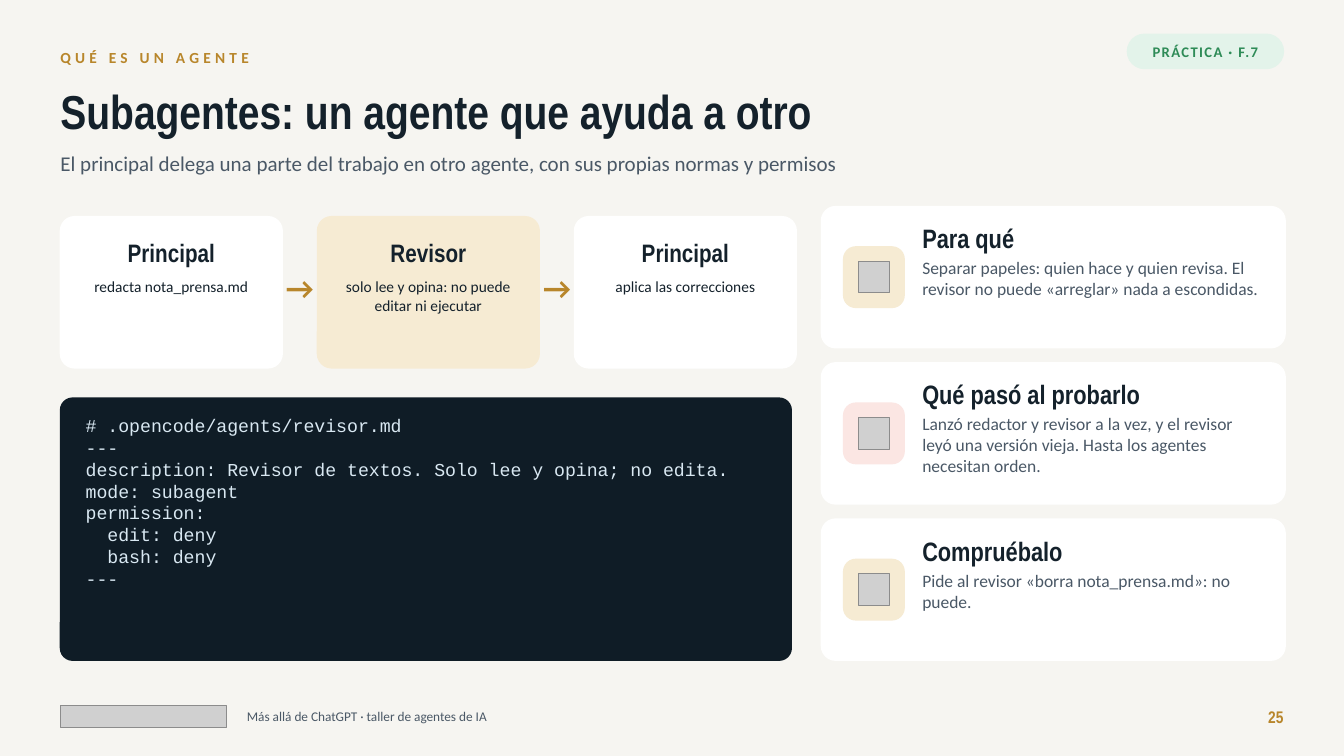
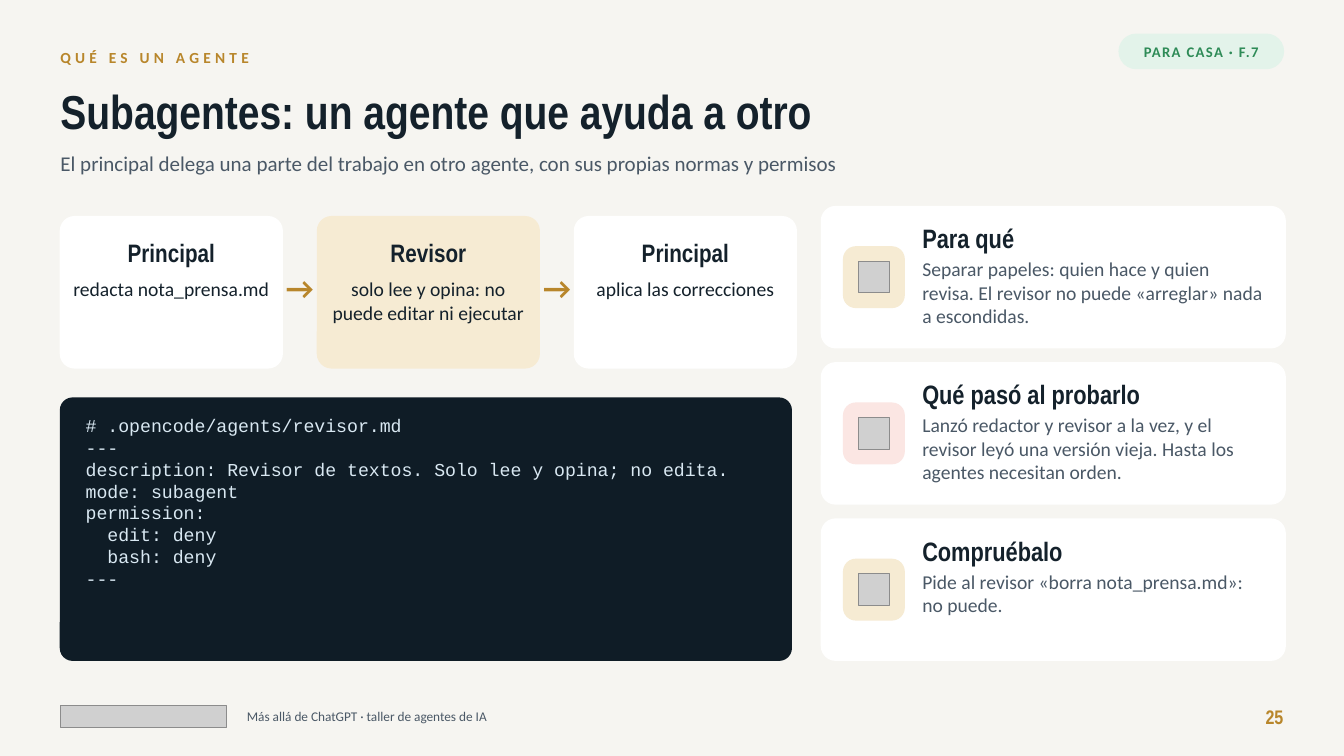
Before and after one commit to jlasherasTracasa/taller_semana_ia_2026, a slide deck: slide 25 of presentacion/taller-agentes-ia.pptx. Drawn at 1344x756 pixels with LibreOffice and Linux fonts; fonts in the diff are those of the drawing; grey boxes stand for pictures. Boxes give left, top, right and bottom in pixels: in the first picture for what was removed or moved away, otherwise in the second. Text is boxed around its words. In the diff, an @@ line names an element or a change of style, - is before the commit and + after.

Commit message:
Presentación: horario realista con descanso (18:05) y 10 min de colchón, historia exprés, F.5-F.8 «para casa», letra mínima de 14 pt en las tarjetas

```diff
--- a/presentacion/taller-agentes-ia.pptx
+++ b/presentacion/taller-agentes-ia.pptx
@@ rounded rectangle: place and size @@
-rounded rectangle at (1128,34,1285,69)
+rounded rectangle at (1119,34,1284,69)
@@ text at (1144,47,1259,57): text changed @@
-PRÁCTICA · F.7
+PARA CASA · F.7
@@ size 11 to 14 pt in 3 elements at (73,282,269,299), (333,282,523,324), (596,282,774,299) @@
@@ size 12.5 to 14 pt in 3 elements at (922,262,1262,323), (922,418,1234,483), (922,575,1242,615) @@
@@ text "25" at (1266,710,1284,724): size 12 to 14 pt @@
```
Also in this commit, not shown: 53 other slides changed, 1 slide added, 2 other files.
